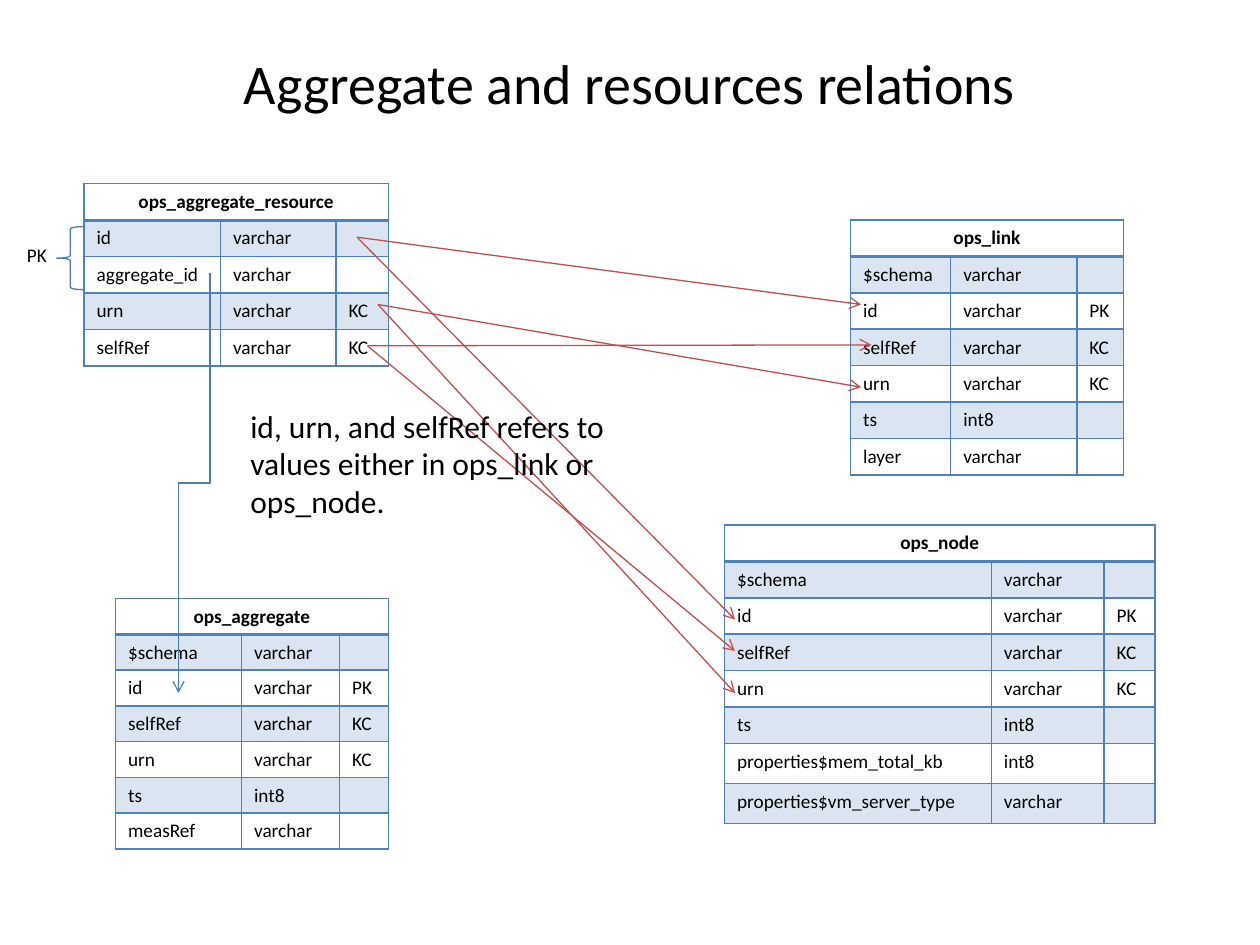
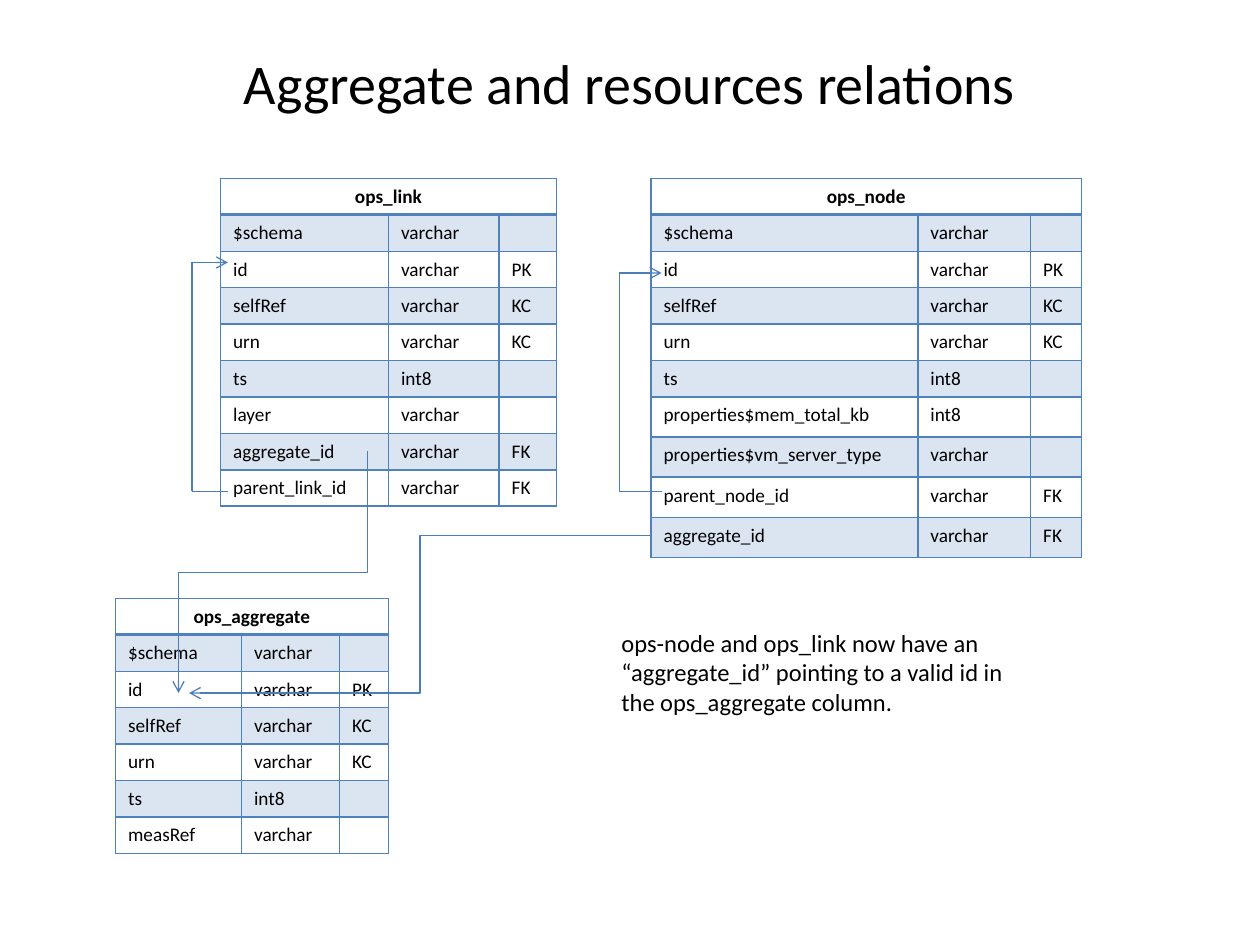
Before and after one commit to tcmitchell/geni-ops-monitoring, a slide deck: slide 5 of doc/slides/Ops Monitoring Tables relations.pptm. Drawn at 1260x945 pixels with LibreOffice and Linux fonts; fonts in the diff are those of the drawing. Boxes give left, top, right and bottom in pixels: in the first picture for what was removed or moved away, otherwise in the second. Text is boxed around its words. In the diff, an @@ line names an element or a change of style, - is before the commit and + after.

```diff
--- a/doc/slides/Ops Monitoring Tables relations.pptm
+++ b/doc/slides/Ops Monitoring Tables relations.pptm
@@ table at <box>220,179,557,501</box> @@
+row 8: aggregate_id | varchar | FK
+row 9: parent_link_id | varchar | FK
@@ table: place and size @@
-table at <box>850,220,1124,470</box>
+table at <box>220,179,557,501</box>
@@ table at <box>651,179,1082,553</box> @@
+row 9: parent_node_id | varchar | FK
+row 10: aggregate_id | varchar | FK
@@ table: place and size @@
-table at <box>724,525,1155,820</box>
+table at <box>651,179,1082,553</box>
@@ table removed at <box>84,184,389,363</box>, 5 rows, 3 columns @@
-ops_aggregate_resource |  | 
-id | varchar | 
-aggregate_id | varchar | 
-urn | varchar | KC
-selfRef | varchar | KC
@@ left brace removed at <box>57,227,84,290</box> @@
@@ arrow removed from (357, 237) to (861, 305) @@
@@ arrow removed from (357, 237) to (735, 620) @@
@@ text removed at <box>27,249,47,262</box> @@
-PK
@@ line added from (192, 491) to (192, 262), #4B7EBC 0.75 pt @@
@@ arrow added from (192, 262) to (228, 262), #4B7EBC 0.75 pt @@
@@ arrow moved from (378, 305) - (735, 693) to (620, 491) - (620, 273) @@
@@ arrow (620, 491) - (620, 273): arrow to line; stroke #C0504D 0.75 pt to #4B7EBC 0.75 pt @@
@@ arrow added from (620, 273) to (662, 273), #4B7EBC 0.75 pt @@
@@ arrow removed from (378, 305) to (861, 387) @@
@@ arrow removed from (368, 345) to (872, 345) @@
@@ arrow removed from (368, 345) to (735, 651) @@
@@ text removed at <box>250,411,604,518</box> @@
-id, urn, and selfRef refers to values either in ops_link or ops_node.
@@ elbow arrow moved from (210, 273) - (179, 693) to (368, 451) - (179, 693) @@
@@ line added from (228, 491) to (192, 491), #4B7EBC 0.75 pt @@
@@ line added from (662, 491) to (620, 491), #4B7EBC 0.75 pt @@
@@ elbow arrow added from (651, 536) to (189, 693), #4B7EBC 0.75 pt @@
@@ text added at <box>621,635,1003,716</box>, 14 pt, text #000000 @@
+ops-node and ops_link now have an “aggregate_id” pointing to a valid id in the ops_aggregate column.
```
Also in this commit, not shown: 9 other slides changed.
